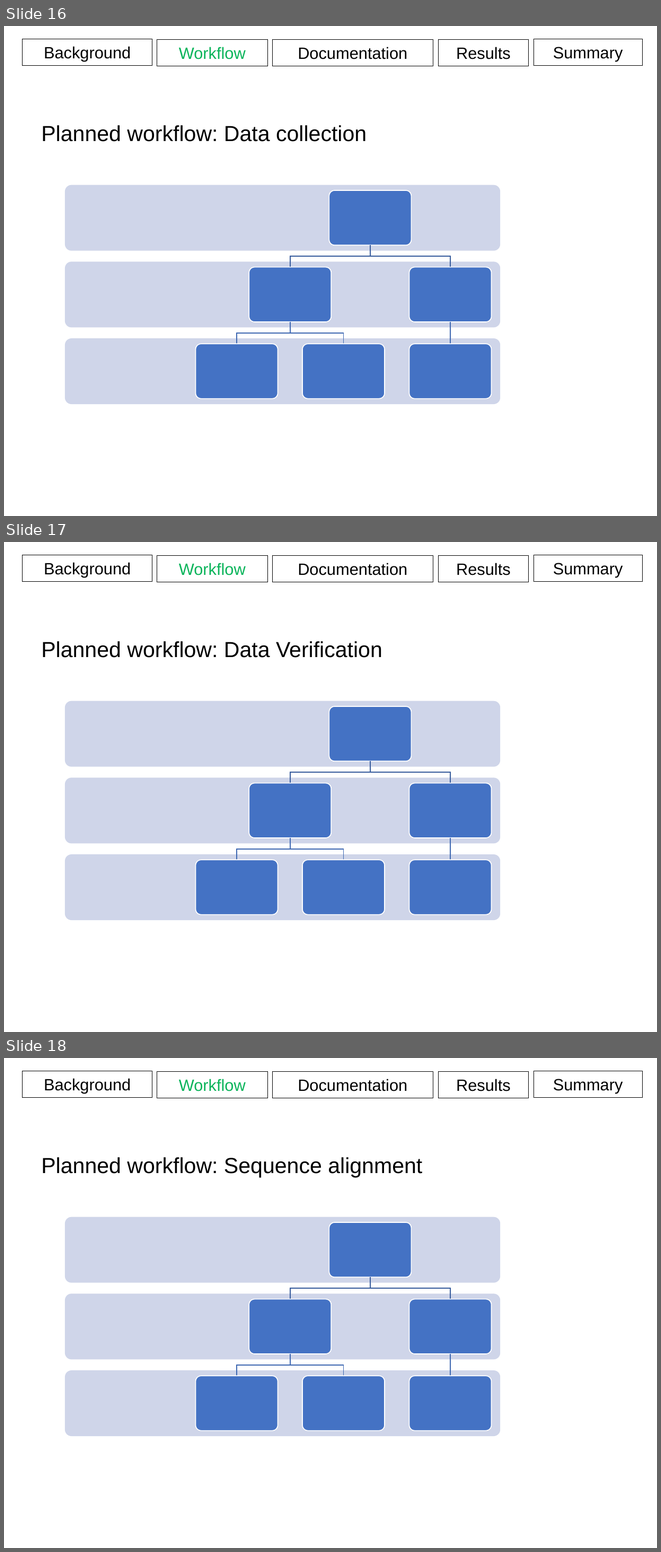
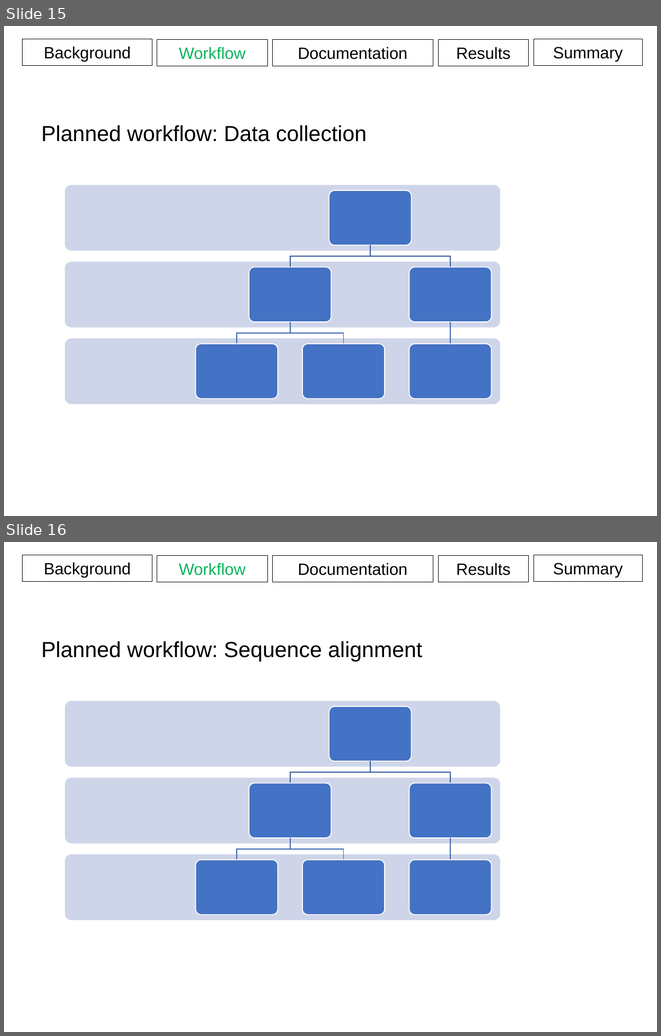
Before and after one commit to aweeger/BCB546X_FinalGroup, a slide deck: Presentation.pptx. Shown one above the other, each under a label of ours: slides 16, 17 and 18 before the commit, slides 15 and 16 after it. The pictures are 661x1552 and 661x1036 pixels, drawn with LibreOffice and Linux fonts; fonts in the diff are those of the drawing. Boxes give left, top, right and bottom in pixels: in the first picture for what was removed or moved away, otherwise in the second. Text is boxed around its words. In the diff, an @@ line names an element or a change of style, - is before the commit and + after.

```diff
--- a/Presentation.pptx
+++ b/Presentation.pptx
@@ slide 17 removed at [4, 542, 657, 1032], background #FFFFFF @@
@@ rectangle removed at [22, 555, 152, 581] @@
-Background
@@ rectangle removed at [157, 556, 268, 582] @@
-Workflow
@@ rectangle removed at [272, 556, 433, 582] @@
-Documentation
@@ rectangle removed at [438, 556, 528, 582] @@
-Results
@@ rectangle removed at [533, 555, 642, 581] @@
-Summary
@@ text removed at [41, 641, 382, 658] @@
-Planned workflow: Data Verification
@@ group removed at [65, 700, 500, 920]: 9 rounded rectangles, 5 freeform shapes @@
@@ what was slide 16 is now slide 15 @@
@@ what was slide 18 is now slide 16 @@
```
Also in this commit, not shown: 19 slides changed, 1 other slide removed, 1 other file.
